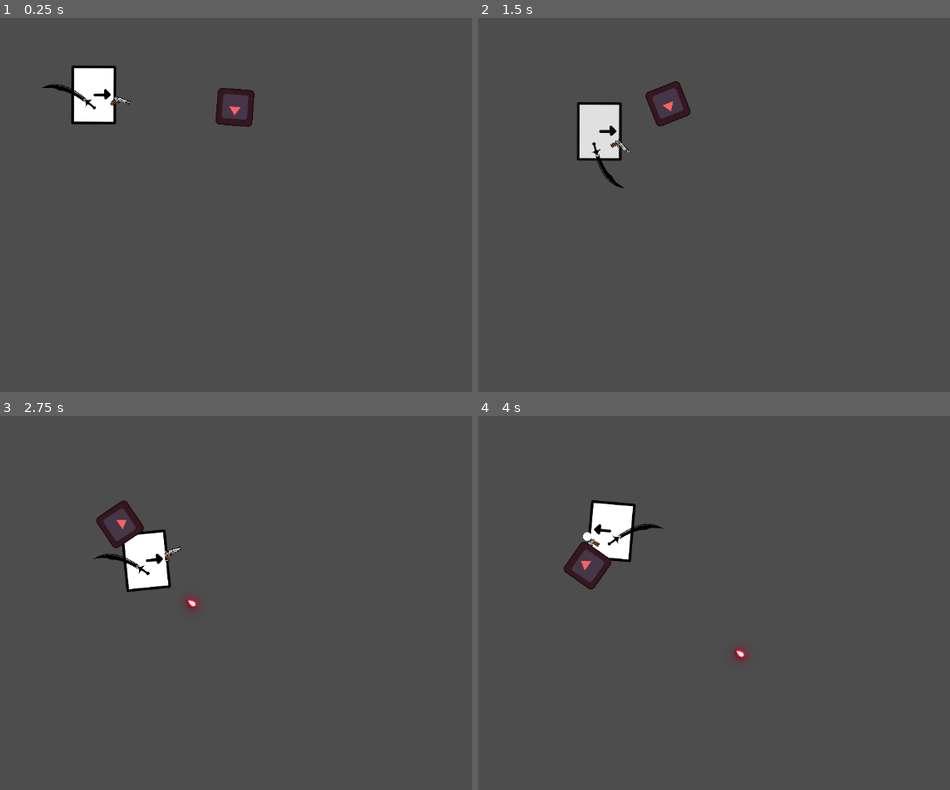
Above: before the commit, frames 1-4 (two rows, left to right).
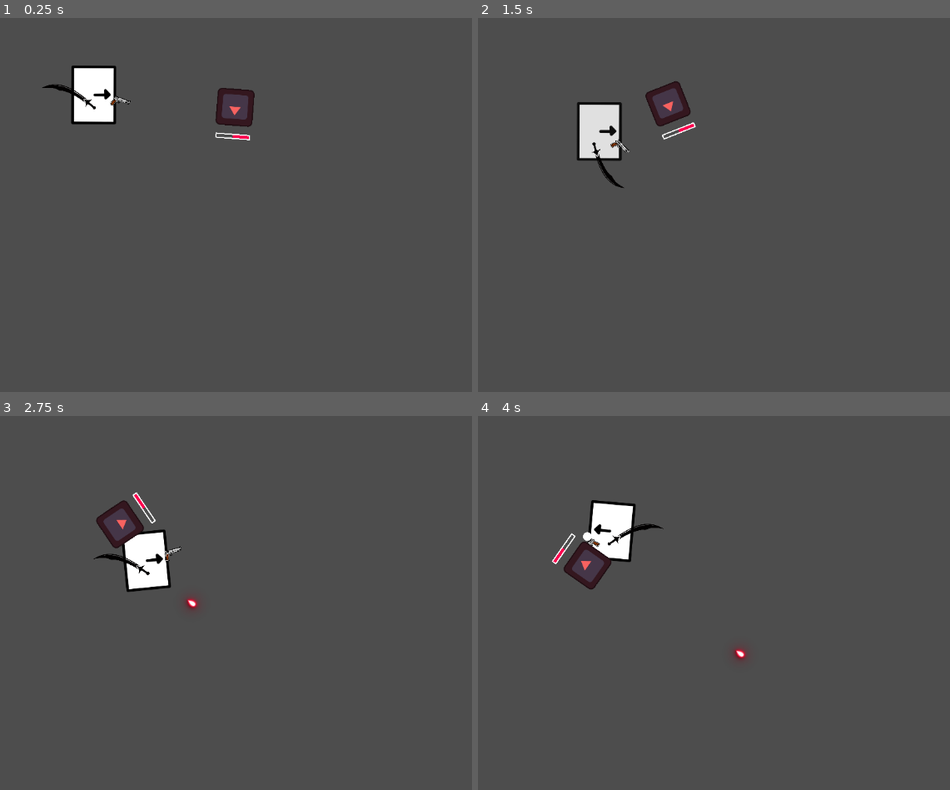
Above: after the commit, the same moments.

Repository: shafayatb/basic-2d-top-down-example
Game: Godot game, scene res://playground.tscn
The game is run twice, just before and just after one commit, with the same random seed, the same clock (stepped at 60 frames per second) and the same inputs. The project has no main scene, so this scene is started directly. The engine's default icon, where the game draws it, is replaced by a stand-in: a white triangle on a blue panel in a dark square.
Inputs (mouse positions are in pixels of both pictures, inside the frame that each line leads up to):
- Up to frame 1 (0.25 s): no input
- Up to frame 2 (1.5 s): move the mouse to (outside the picture) at 0.52 s; hold D (Right) 0.53-1.28 s; click (outside the picture) at 0.6 s; move the mouse to (676, 223) at 1.27 s; hold Down (Down) from 1.28 s (still down); tap Ctrl (Dash) at 1.35 s
- Up to frame 3 (2.75 s): move the mouse to (401, 520) at 2.02 s; release Down (Down) at 2.03 s; hold D (Right) from 2.03 s (still down); tap X (Shoot) at 2.1 s
- Up to frame 4 (4 s): move the mouse to (775, 677) at 2.77 s; release D (Right) at 2.78 s; hold W (Up) 2.78-3.53 s; tap Q (SwitchTargets) at 2.85 s; move the mouse to (outside the picture) at 3.52 s; hold A (Left) from 3.53 s (still down); hold E (Target) from 3.53 s (still down)

The runs differ from the first frame. In frame 1, less than 0.1% of the frame differs, in the area x 45-54%, y 30-33%; in frame 2, less than 0.1%, in the area x 38-47%, y 27-33%; in frame 3, less than 0.1%; in frame 4, less than 0.1%.
Error in both runs: Invalid type in function 'change_state' in base 'Node (StateMachine)'. Cannot convert argument 1 from int to String. (res://enemy/enemy.gd:32)

Commit message:
12a. Custom health bar

Diff:
--- a/enemy/enemy.tscn
+++ b/enemy/enemy.tscn
@@ -1,7 +1,8 @@
-[gd_scene load_steps=8 format=3 uid="uid://bybxsuxhorvyq"]
+[gd_scene format=3 uid="uid://bybxsuxhorvyq"]
 
 [ext_resource type="Script" uid="uid://bro7c7ktw8ej7" path="res://enemy/enemy.gd" id="1_4gyqm"]
 [ext_resource type="Texture2D" uid="uid://dta4665i0rs3m" path="res://icon.svg" id="1_7k104"]
+[ext_resource type="PackedScene" uid="uid://d3n8s3hkt77ec" path="res://ui/health_bar/custom_health_bar.tscn" id="3_ppra6"]
 
 [sub_resource type="RectangleShape2D" id="RectangleShape2D_4gyqm"]
 size = Vector2(108, 116)
@@ -71,26 +72,30 @@
 &"take_damage": SubResource("Animation_ofsxj")
 }
 
-[node name="Enemy" type="CharacterBody2D" groups=["enemy"]]
+[node name="Enemy" type="CharacterBody2D" unique_id=609184495 groups=["enemy"]]
 scale = Vector2(0.5, 0.5)
 script = ExtResource("1_4gyqm")
 
-[node name="Sprite2D" type="Sprite2D" parent="."]
+[node name="Sprite2D" type="Sprite2D" parent="." unique_id=544659590]
 modulate = Color(0.96862745, 0.38431373, 0.3764706, 1)
 texture = ExtResource("1_7k104")
 
-[node name="CollisionShape2D" type="CollisionShape2D" parent="."]
+[node name="CollisionShape2D" type="CollisionShape2D" parent="." unique_id=1573768674]
 visible = false
 shape = SubResource("RectangleShape2D_4gyqm")
 
-[node name="HitArea" type="Area2D" parent="."]
+[node name="HitArea" type="Area2D" parent="." unique_id=1722333979]
 visible = false
 
-[node name="CollisionShape2D" type="CollisionShape2D" parent="HitArea"]
+[node name="CollisionShape2D" type="CollisionShape2D" parent="HitArea" unique_id=1076539337]
 shape = SubResource("RectangleShape2D_7k104")
 debug_color = Color(0.8673131, 0.00055542885, 0.8585275, 0.41960785)
 
-[node name="AnimationPlayer" type="AnimationPlayer" parent="."]
-libraries = {
-&"": SubResource("AnimationLibrary_p200p")
-}
+[node name="AnimationPlayer" type="AnimationPlayer" parent="." unique_id=661181690]
+libraries/ = SubResource("AnimationLibrary_p200p")
+
+[node name="CustomHealthBar" parent="." unique_id=2003121778 instance=ExtResource("3_ppra6")]
+offset_left = -57.999996
+offset_top = -108.0
+offset_right = 521.9999
+offset_bottom = -38.0
--- a/ui/health_bar/custom_health_bar.gd
+++ b/ui/health_bar/custom_health_bar.gd
@@ -7,21 +7,25 @@
 var change_value_tween: Tween
 var opacity_tween: Tween
 
+func _ready() -> void:
+	reset_visibility.timeout.connect(_reset_visibility_timeout)
+
 func _setup_health_bar(max_val: float) :
-	modulate.a = 0.0
+	#modulate.a = 0.0
 	value = max_val
 	max_value = max_val
 	progress_bar.value = max_val
 	progress_bar.max_value = max_val
 
 func change_value(new_value: float):
-	_change_opacity(1.0)
+	#_change_opacity(1.0)
 
 	value = new_value
 
 	if change_value_tween:
 		change_value_tween.kill()
-	change_value_tween.finished.connect(reset_visibility.start)
+	change_value_tween = create_tween()
+	#change_value_tween.finished.connect(reset_visibility.start)
 	change_value_tween.tween_property(progress_bar, "value", new_value, 0.35).set_trans(Tween.TRANS_SINE)
 
 func _change_opacity(new_amount: float):
@@ -29,3 +33,7 @@
 		opacity_tween.kill()
 	opacity_tween = create_tween()
 	opacity_tween.tween_property(self, "modulate:a", new_amount, 0.12).set_trans(Tween.TRANS_SINE)
+
+func _reset_visibility_timeout() -> void:
+	pass
+	#_change_opacity(0.0)
--- a/ui/health_bar/custom_health_bar.tscn
+++ b/ui/health_bar/custom_health_bar.tscn
@@ -4,11 +4,15 @@
 
 [sub_resource type="StyleBoxFlat" id="StyleBoxFlat_tcvxj"]
 draw_center = false
-border_width_left = 5
-border_width_top = 5
-border_width_right = 5
-border_width_bottom = 5
+border_width_left = 20
+border_width_top = 20
+border_width_right = 20
+border_width_bottom = 20
 border_color = Color(1, 1, 1, 1)
+corner_radius_top_left = 10
+corner_radius_top_right = 10
+corner_radius_bottom_right = 10
+corner_radius_bottom_left = 10
 expand_margin_left = 10.0
 expand_margin_top = 10.0
 expand_margin_right = 10.0
@@ -16,21 +20,27 @@
 
 [sub_resource type="StyleBoxFlat" id="StyleBoxFlat_jcluq"]
 bg_color = Color(0.99097854, 0, 0.3032663, 1)
+border_width_left = 10
+border_width_top = 10
+border_width_right = 10
+border_width_bottom = 10
+border_color = Color(0.8, 0.8, 0.8, 0)
 
 [sub_resource type="StyleBoxEmpty" id="StyleBoxEmpty_aonsi"]
 
 [sub_resource type="StyleBoxFlat" id="StyleBoxFlat_6x6p0"]
-bg_color = Color(1, 1, 1, 1)
+bg_color = Color(1, 1, 0, 1)
 
 [node name="CustomHealthBar" type="ProgressBar" unique_id=2003121778]
 offset_left = -8.0
 offset_top = 11.0
 offset_right = 72.0
-offset_bottom = 21.0
+offset_bottom = 51.0
 scale = Vector2(0.2, 0.2)
 theme_override_styles/background = SubResource("StyleBoxFlat_tcvxj")
 theme_override_styles/fill = SubResource("StyleBoxFlat_jcluq")
 step = 0.001
+value = 50.0
 show_percentage = false
 script = ExtResource("1_jcluq")
 
@@ -40,6 +50,8 @@
 anchors_preset = 15
 anchor_right = 1.0
 anchor_bottom = 1.0
+grow_horizontal = 2
+grow_vertical = 2
 theme_override_styles/background = SubResource("StyleBoxEmpty_aonsi")
 theme_override_styles/fill = SubResource("StyleBoxFlat_6x6p0")
 show_percentage = false
Not shown: 1 places in weapons/states/weapon_animation_state_machine.tres that only renumber resources
